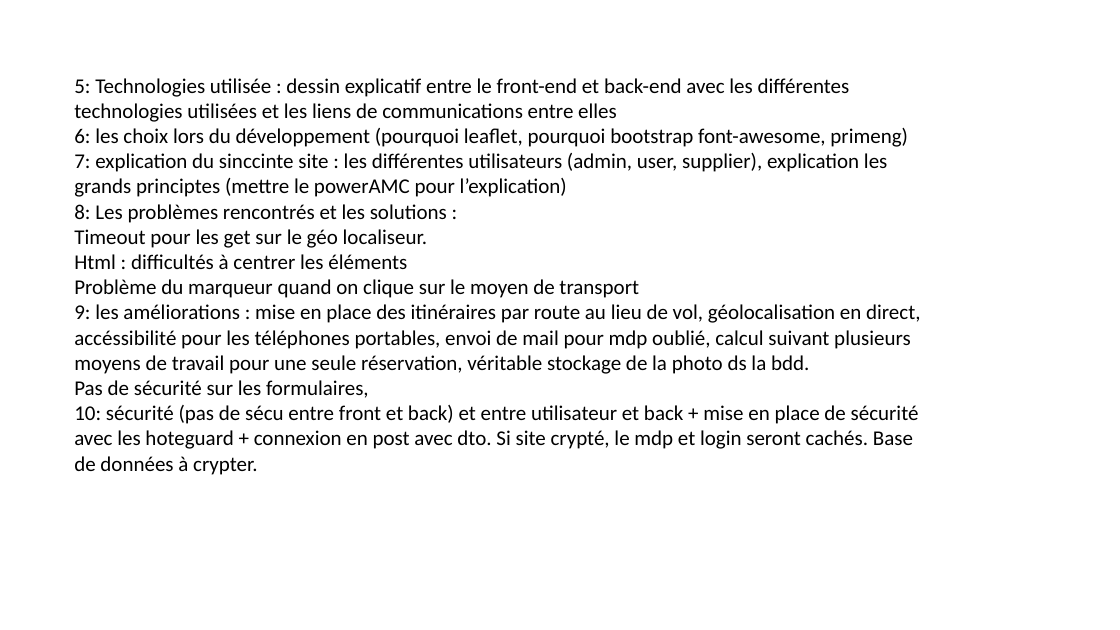
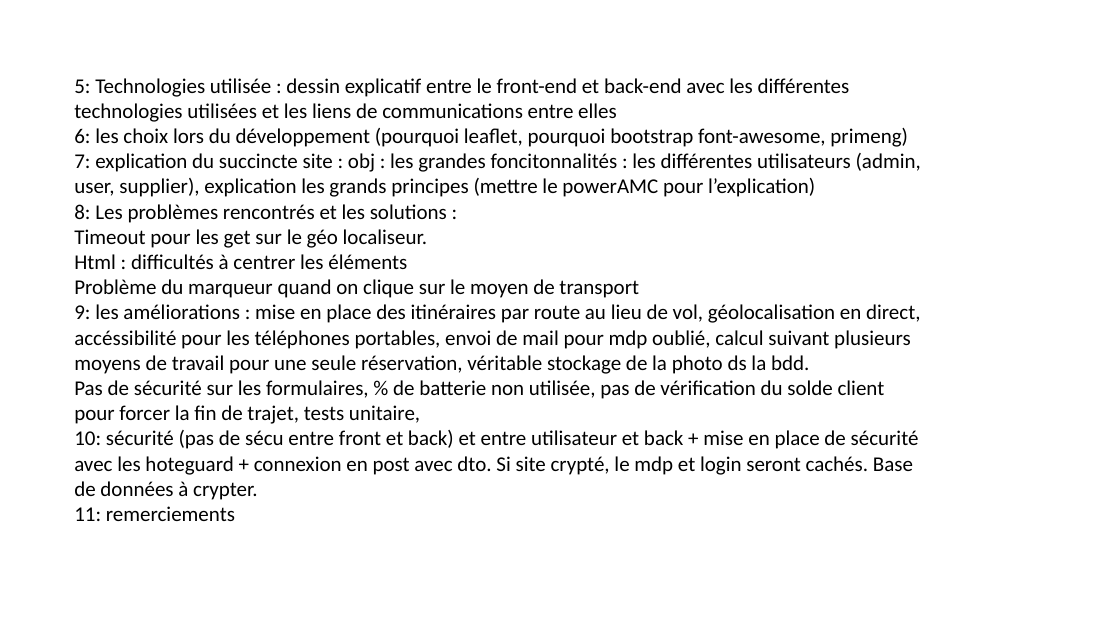
Before and after one commit to Tariq33/Trottinette, a slide deck: slide 2 of Fichiers annexes/sommaire_PP.pptx. Drawn at 1120x630 pixels with LibreOffice and Linux fonts; fonts in the diff are those of the drawing. Boxes give left, top, right and bottom in pixels: in the first picture for what was removed or moved away, otherwise in the second. Text is boxed around its words. In the diff, an @@ line names an element or a change of style, - is before the commit and + after.

```diff
--- a/Fichiers annexes/sommaire_PP.pptx
+++ b/Fichiers annexes/sommaire_PP.pptx
@@ text at (74, 153, 921, 197): text changed @@
-7: explication du sinccinte site : les différentes utilisateurs (admin, user, supplier), explication les grands principtes (mettre le powerAMC pour l’explication)
+7: explication du succincte site : obj : les grandes foncitonnalités : les différentes utilisateurs (admin, user, supplier), explication les grands principes (mettre le powerAMC pour l’explication)
@@ text at (74, 380, 885, 424): text changed @@
-Pas de sécurité sur les formulaires,
+Pas de sécurité sur les formulaires, % de batterie non utilisée, pas de vérification du solde client pour forcer la fin de trajet, tests unitaire,
@@ text at (74, 506, 235, 521): paragraph added @@
+11: remerciements
```
Also in this commit, not shown: 1 other file.
